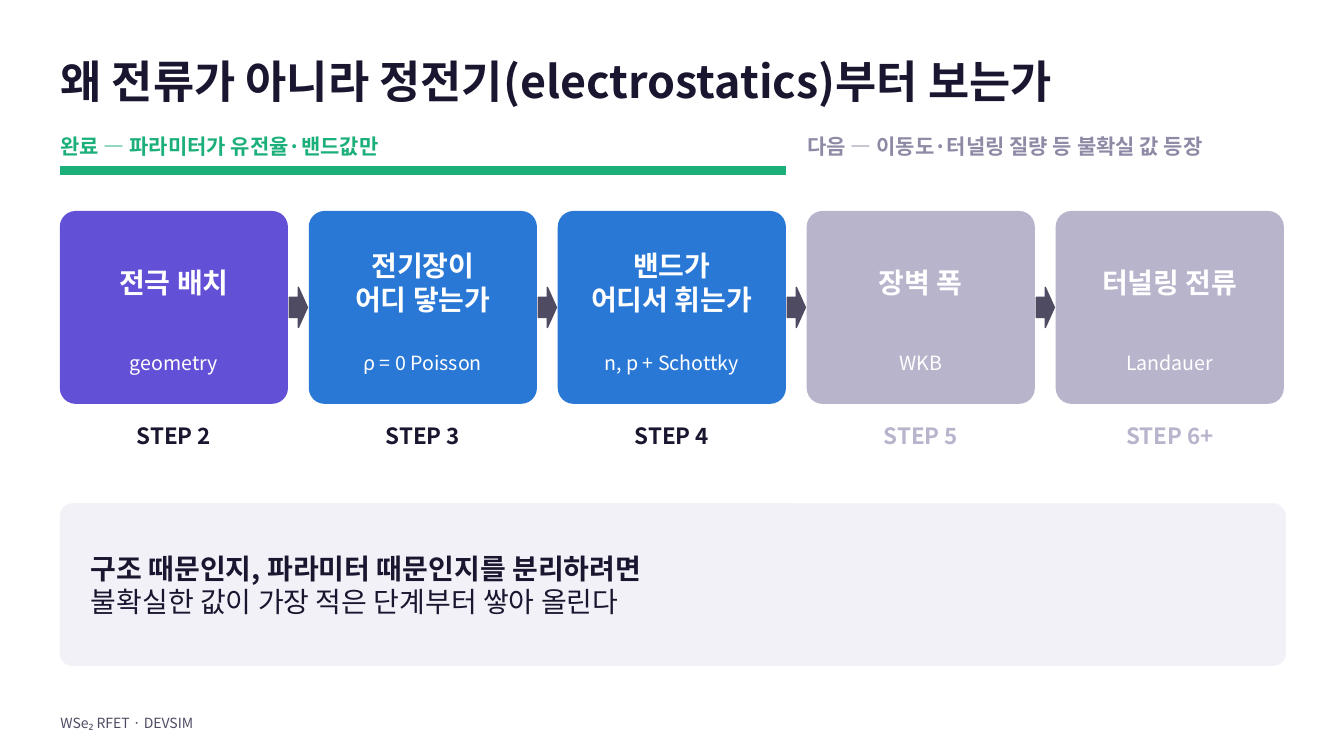
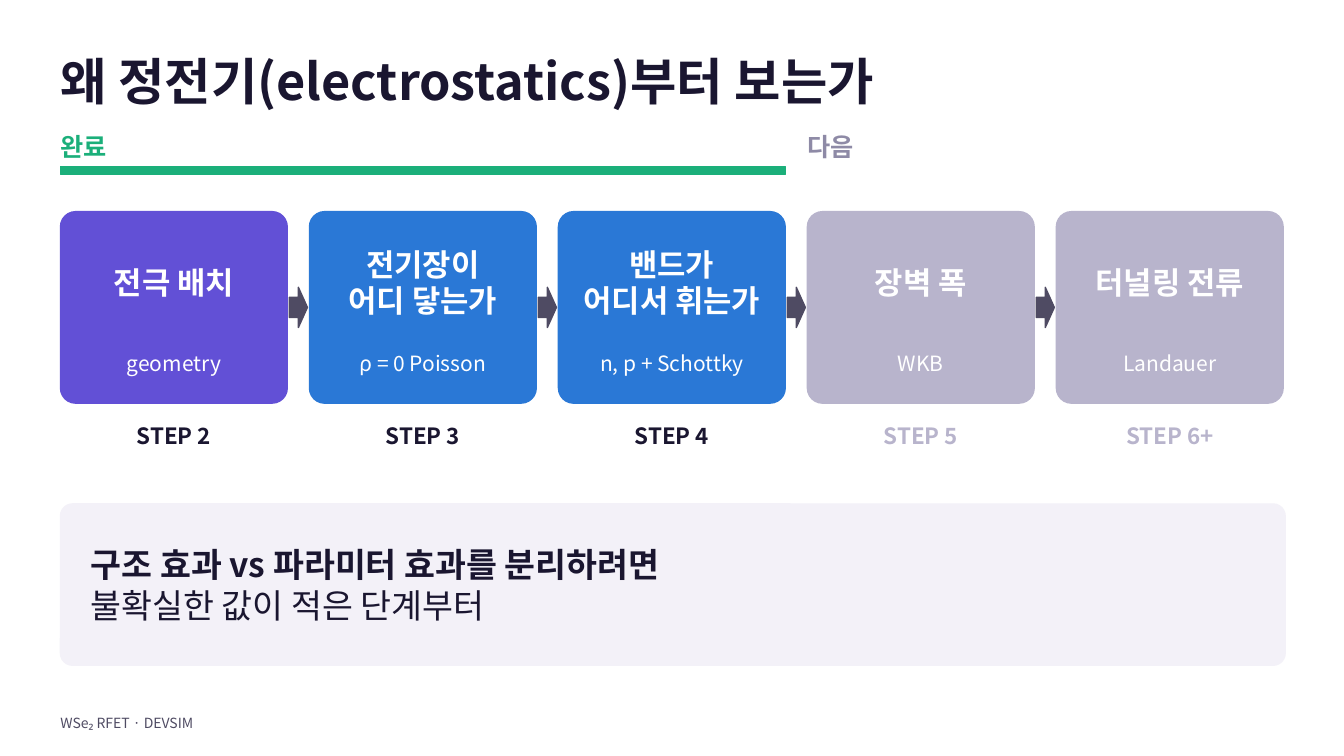
Before and after one commit to jiseonyang-9070/rfet, a slide deck: slide 3 of slides/WSe2_RFET_electrostatics.pptx. Drawn at 1344x756 pixels with LibreOffice and Linux fonts; fonts in the diff are those of the drawing. Boxes give left, top, right and bottom in pixels: in the first picture for what was removed or moved away, otherwise in the second. Text is boxed around its words. In the diff, an @@ line names an element or a change of style, - is before the commit and + after.

```diff
--- a/slides/WSe2_RFET_electrostatics.pptx
+++ b/slides/WSe2_RFET_electrostatics.pptx
@@ title at (60, 57, 874, 110): text changed; size 32 to 36 pt @@
-왜 전류가 아니라 정전기(electrostatics)부터 보는가
+왜 정전기(electrostatics)부터 보는가
@@ text at (60, 135, 106, 158): text changed; size 15 to 18 pt @@
-완료 — 파라미터가 유전율·밴드값만
+완료
@@ text at (807, 135, 853, 158): text changed; size 15 to 18 pt @@
-다음 — 이동도·터널링 질량 등 불확실 값 등장
+다음
@@ size 20 to 22 pt in 5 elements at (114, 268, 234, 297), (349, 250, 497, 315), (584, 250, 760, 315), (875, 268, 966, 297), (1096, 268, 1244, 297) @@
@@ size 14 to 15 pt in 5 elements at (127, 356, 221, 376), (360, 355, 486, 376), (600, 354, 743, 376), (898, 356, 944, 371), (1123, 354, 1216, 371) @@
@@ text at (91, 548, 660, 621): text changed; size 20 to 24 pt @@
-구조 때문인지, 파라미터 때문인지를 분리하려면
-불확실한 값이 가장 적은 단계부터 쌓아 올린다
+구조 효과 vs 파라미터 효과를 분리하려면
+불확실한 값이 적은 단계부터
```
Also in this commit, not shown: 17 other slides changed, 1 other file.
